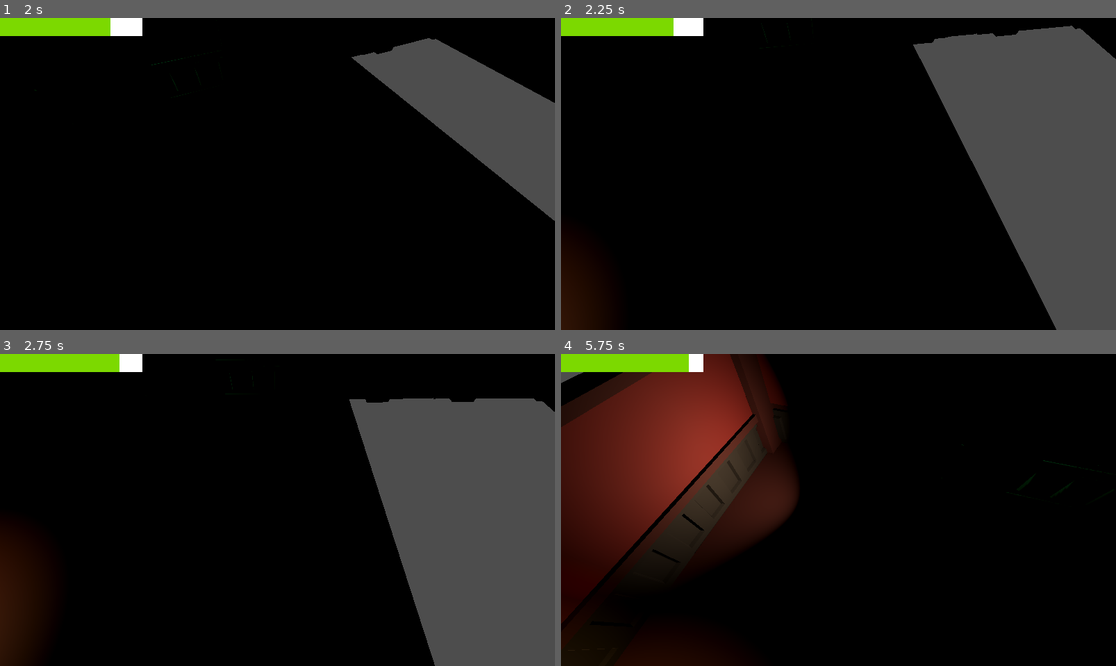
Above: before the commit, frames 1-4 (two rows, left to right).
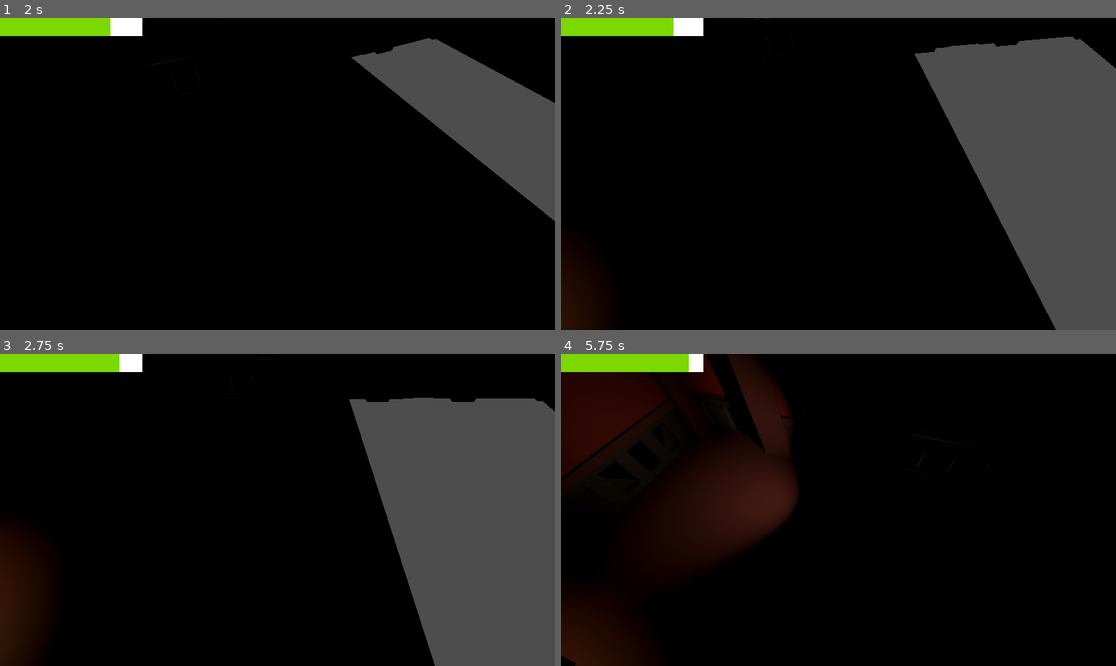
Above: after the commit, the same moments.

Repository: FellowshipOfTheGame/Hotel-Ponte-Negra
Game: Godot game, scene res://scenes/menus/menuPrincipal.tscn
Two runs of this game, one before a commit and one after it. Both use one fixed random seed, a clock stepped at 60 frames per second and the inputs below. Sound files missing from this copy of the repository are replaced by a short silence.
Inputs (mouse positions are in pixels of both pictures, inside the frame that each line leads up to):
- Up to frame 1 (2 s): click "Jogar" at 0.5 s; tap Enter at 1.25 s; move the mouse to (399, 158) at 1.27 s; hold D (movimento_direita) from 1.28 s (still down); hold Shift (correr) from 1.28 s (still down); click (399, 158) at 1.42 s; tap Ctrl (agachar, bound only after the commit) at 1.55 s
- Up to frame 2 (2.25 s): move the mouse to (727, 189) at 2.02 s; release D (movimento_direita) at 2.03 s; release Shift (correr) at 2.03 s; hold S (movimento_tras) from 2.03 s (still down); tap Ctrl (agachar, bound only after the commit) at 2.1 s
- Up to frame 3 (2.75 s): keep holding S (movimento_tras); tap Shift (correr) at 2.3 s
- Up to frame 4 (5.75 s): move the mouse to (894, 441) at 2.77 s; release S (movimento_tras) at 2.78 s; hold D (movimento_direita) 2.78-3.53 s; hold Shift (correr) 2.78-3.53 s; tap Ctrl (agachar, bound only after the commit) at 3.05, 5.1 s; move the mouse to (810, 572) at 3.52 s; hold W (movimento_frente) 3.53-4.28 s; tap E (interacao) at 3.6 s; click (810, 572) at 3.67 s; tap Shift (correr) at 3.8, 5.3 s; move the mouse to (1005, 556) at 4.27 s; hold Ctrl (agachar, bound only after the commit) 4.28-5.03 s; hold A (movimento_esquerda) from 4.28 s (still down); tap F (lanterna) at 4.35 s; move the mouse to (672, 463) at 5.02 s

Frame 1 is identical in both runs. In frame 2, 1.5% of the frame differs, in the area x 33-100%, y 0-100%; in frame 3, less than 0.1%; in frame 4, 19%, in the area x 0-98%, y 0-100%.

Commit message:
Adicionei a funcionalidade de agachar do jogador

Diff:
--- a/project.godot
+++ b/project.godot
@@ -110,6 +110,11 @@
 "events": [Object(InputEventKey,"resource_local_to_scene":false,"resource_name":"","device":-1,"window_id":0,"alt_press …(195 unchanged characters)…
 ]
 }
+agachar={
+"deadzone": 0.2,
+"events": [Object(InputEventKey,"resource_local_to_scene":false,"resource_name":"","device":-1,"window_id":0,"alt_pressed":false,"shift_pressed":false,"ctrl_pressed":false,"meta_pressed":false,"pressed":false,"keycode":0,"physical_keycode":4194326,"key_label":0,"unicode":0,"location":0,"echo":false,"script":null)
+]
+}
 
 [layer_names]
 
--- a/scenes/characters/player/player.tscn
+++ b/scenes/characters/player/player.tscn
@@ -10,6 +10,7 @@
 [ext_resource type="Script" uid="uid://degicpqoumd2u" path="res://scripts/player/concreteStates/PlayerIdle.gd" id="7_42irl"]
 [ext_resource type="PackedScene" uid="uid://bj1hfslfoyce6" path="res://scenes/components/flash_light.tscn" id="7_mk55u"]
 [ext_resource type="Script" uid="uid://d0euqgn8htuib" path="res://scripts/player/concreteStates/playerDead.gd" id="7_xuses"]
+[ext_resource type="Script" uid="uid://cmbq3gr411v16" path="res://scripts/player/concreteStates/PlayerCrouched.gd" id="10_djydg"]
 
 [sub_resource type="CapsuleShape3D" id="CapsuleShape3D_686vu"]
 height = 2.8588867
@@ -98,6 +99,11 @@
 [node name="PlayerDead" type="Node" parent="State Machine"]
 script = ExtResource("7_xuses")
 
+[node name="PlayerCrouched" type="Node" parent="State Machine"]
+script = ExtResource("10_djydg")
+noise_intensity = 0.0
+metadata/_custom_type_script = "uid://cmbq3gr411v16"
+
 [node name="FlashLight" parent="." instance=ExtResource("7_mk55u")]
 transform = Transform3D(1, 0, 0, 0, 1, 0, 0, 0, 1, 0, 0.8558005, -0.18013275)
 
--- /dev/null
+++ b/scripts/player/concreteStates/PlayerCrouched.gd
@@ -0,0 +1,28 @@
+extends PlayerMoving
+
+class_name PlayerCrouched
+
+@export_category("Crouched")
+@export var velocity : float = 1.0
+
+func Enter():
+	super.Enter()
+	print("Entrou em agachado")
+
+func Physics_Update(_delta: float):
+	running = Input.is_action_pressed("correr")
+	crouched = Input.is_action_pressed("agachar")
+
+	if !crouched:
+		if !tired && running && !cold_down_run:
+			Transitioned.emit(self, "playerRunning")
+		else:
+			Transitioned.emit(self, "playerWalking")
+	move(velocity, _delta)
+
+
+func Update(delta : float):
+	if cold_down_run > 0:
+		dec_coldDown(delta)
+	if stamina < stamina_max:
+		inc_stamina(delta/2)
--- a/scripts/player/concreteStates/PlayerMoving.gd
+++ b/scripts/player/concreteStates/PlayerMoving.gd
@@ -2,6 +2,7 @@
 class_name PlayerMoving
 
 static var running : bool
+static var crouched : bool
 
 @export var noise_intensity: float = 5.0
 var step_delay: float = 0.5
--- a/scripts/player/concreteStates/PlayerRunning.gd
+++ b/scripts/player/concreteStates/PlayerRunning.gd
@@ -7,14 +7,16 @@
 
 func Physics_Update(_delta: float):
 	running = Input.is_action_pressed("correr")
+	crouched = Input.is_action_pressed("agachar")
 
 	if tired || !running:
-		Transitioned.emit(self, "playerWalking")
+		if crouched:
+			Transitioned.emit(self, "playerCrouched")
+		else:
+			Transitioned.emit(self, "playerWalking")
 
 	move(velocity, _delta)
 
-	#print("Stamina:",stamina,"; ColdDown:",cold_down_run)
-	#player.move_and_slide() #Já está no script principal do player
 
 func Update(delta : float):
 	dec_stamina(delta) #Se stamina é 0, sai do estado running e por isso não necessário nenhuma conferência
--- a/scripts/player/concreteStates/PlayerWalking.gd
+++ b/scripts/player/concreteStates/PlayerWalking.gd
@@ -7,14 +7,16 @@
 
 func Physics_Update(_delta: float):
 	running = Input.is_action_pressed("correr")
+	crouched = Input.is_action_pressed("agachar")
+
+	if crouched:
+		Transitioned.emit(self, "playerCrouched")
 
 	if !tired && running && !cold_down_run:
 		Transitioned.emit(self, "playerRunning")
 
 	move(velocity, _delta)
-	#print("Stamina:",stamina,"; ColdDown:",cold_down_run)
 
-	#player.move_and_slide() #Já está no script principal do player
 
 func Update(delta : float): #A lógica da stamina deve estar aqui, pois o physics_process executa de tempo em tempo e não em todo frame
 	if cold_down_run > 0:
Not shown: 1 places in scenes/characters/player/player.tscn that only renumber resources
Not shown, added: scripts/player/concreteStates/PlayerCrouched.gd.uid
